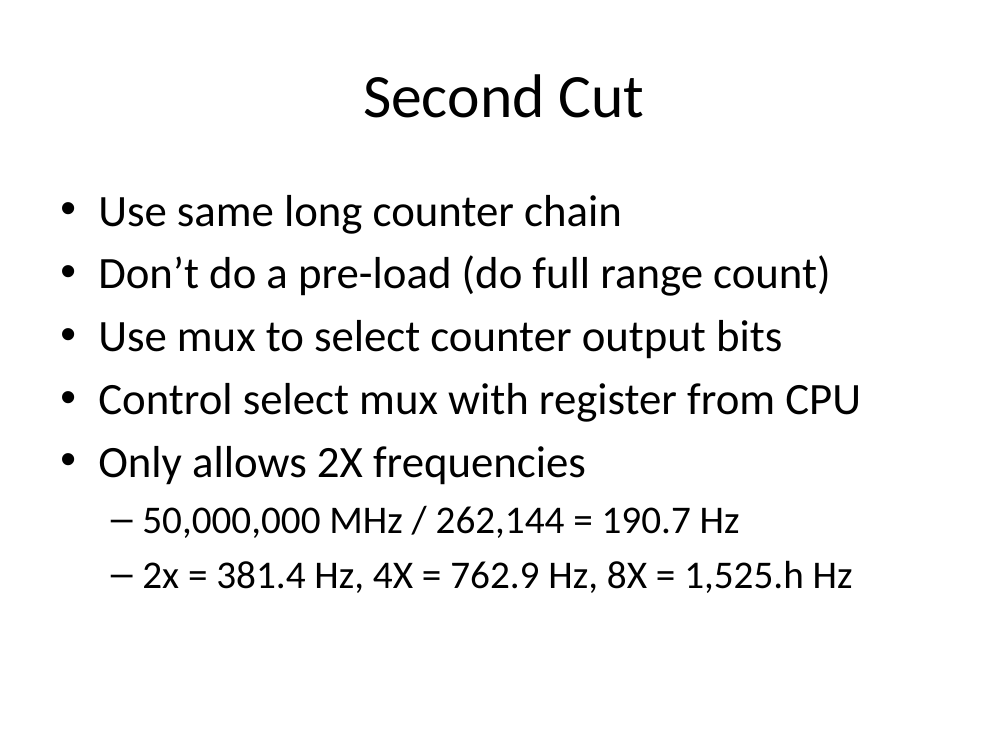
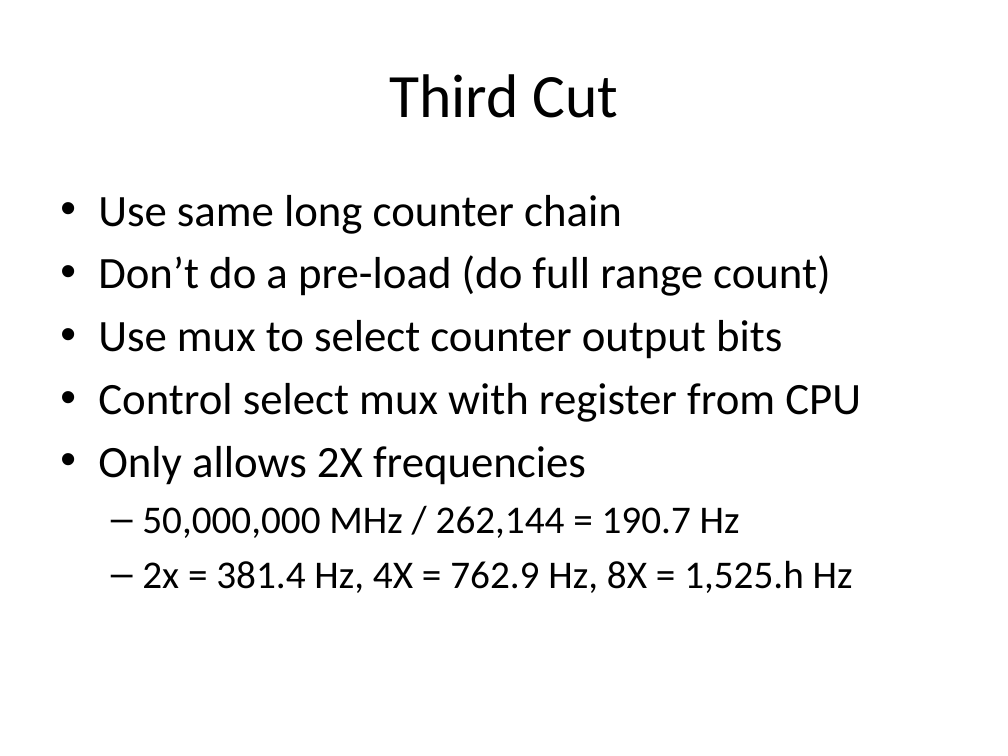
Before and after one commit to douggilliland/MultiComp, a slide deck: slide 12 of MultiComp (VHDL Template)/Components/SoundGen/Documentation/Sound Generator.pptx (slide 3 before the commit). Drawn at 1008x756 pixels with LibreOffice and Linux fonts; fonts in the diff are those of the drawing. Boxes give left, top, right and bottom in pixels: in the first picture for what was removed or moved away, otherwise in the second. Text is boxed around its words. In the diff, an @@ line names an element or a change of style, - is before the commit and + after.

```diff
--- a/MultiComp (VHDL Template)/Components/SoundGen/Documentation/Sound Generator.pptx
+++ b/MultiComp (VHDL Template)/Components/SoundGen/Documentation/Sound Generator.pptx
@@ title at (x1=389, y1=74, x2=619, y2=118): text changed @@
-Second Cut
+Third Cut
```
Also in this commit, not shown: 8 other slides changed, 9 slides added.
